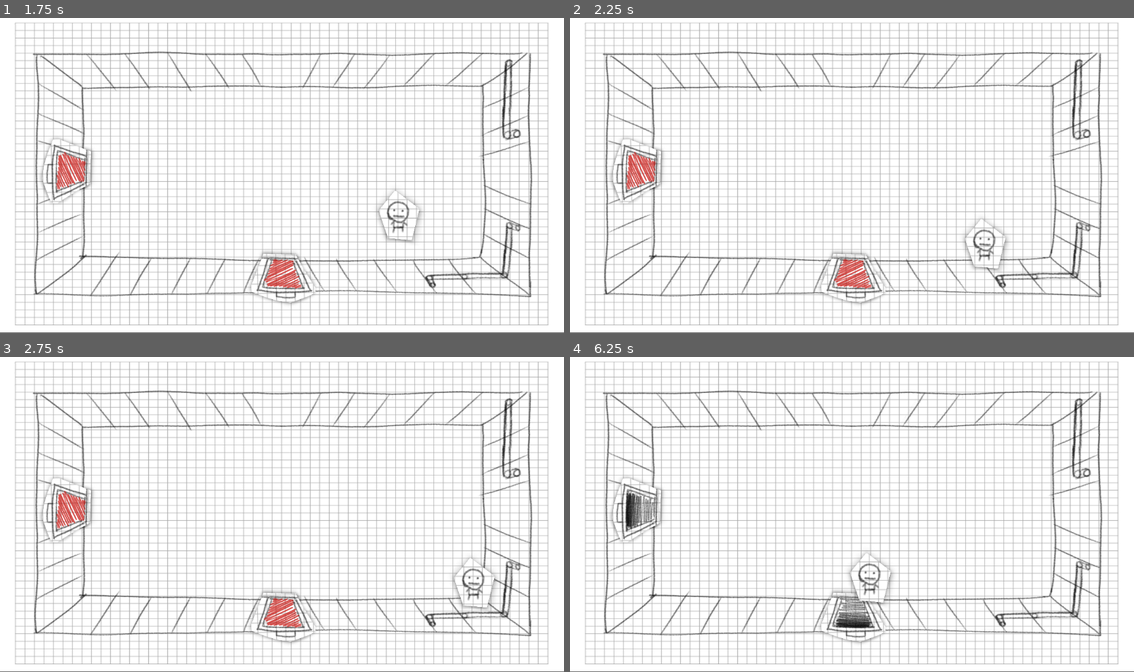
Above: before the commit, frames 1-4 (two rows, left to right).
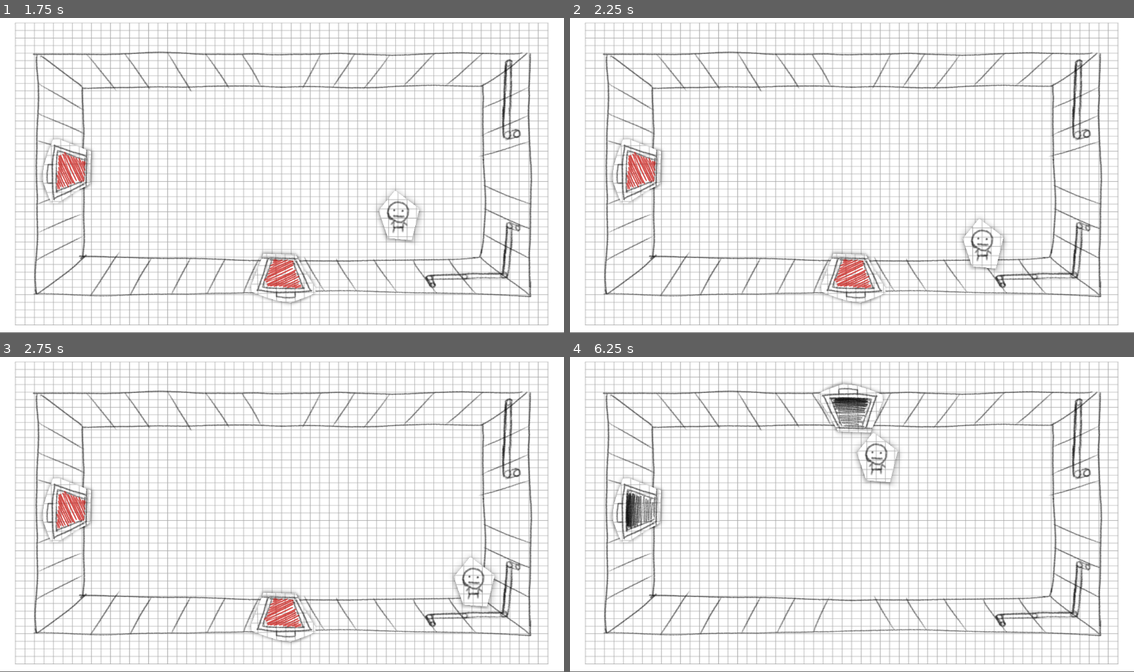
Above: after the commit, the same moments.

Repository: Hadrex0/a-game-in-which-one-player-escapes-the-aliens-and-the-other-helps-him-by-controlling-the-spaceship
Game: Godot game, scene res://scenes/map/main/dungeon.tscn
Two runs of this game, one before a commit and one after it. Both use one fixed random seed, a clock stepped at 60 frames per second and the inputs below.
Inputs:
- Up to frame 1 (1.75 s): tap Enter at 0.5 s; hold D (move_right) 0.53-1.28 s; hold S (move_down) from 1.28 s (still down)
- Up to frame 2 (2.25 s): release S (move_down) at 2.03 s; hold D (move_right) from 2.03 s (still down)
- Up to frame 3 (2.75 s): keep holding D (move_right)
- Up to frame 4 (6.25 s): release D (move_right) at 2.78 s; hold W (move_up) 2.78-3.53 s; hold A (move_left) 3.53-5.03 s; tap 2 (cheat_blue) at 4.15 s; tap 3 (cheat_green) at 4.9 s; hold S (move_down) 5.03-5.78 s; tap 1 (cheat_red) at 5.65 s; hold D (move_right) from 5.78 s (still down)

Frame 1 is identical in both runs. In frame 2, 0.4% of the frame differs, in the area x 69-78%, y 63-80%; in frame 3, 0.3%; in frame 4, 3.1%, in the area x 44-59%, y 7-92%.

Commit message:
Fixed double crossing
-Added timer for Player
-Player cannot interact with doors for 0.2 seconds after crossing door.

Diff:
--- a/easter_eggs/base_room.gd
+++ /dev/null
@@ -1,38 +0,0 @@
-class_name BaseRoom extends Node
-
-# Prepare the player variable.
-@onready var player: Player = $Player
-
-# Prepare the spawn location for Player.
-@onready var entrance_markers: Node2D = $EntranceMarkers
-
-# Spawn player inside the room.
-func _ready() -> void:
-	# Check if there is a instance of the Player.
-	if game_manager.player:
-		# Free the Player data if he exists in room.
-		if player:
-			player.queue_free()
-
-		# Set Player data in this room.
-		player = game_manager.player
-		add_child(player) # add Player to this room.
-
-	set_player_pos() # correct the location of the Player in this room.
-
-# Set position of the Player.
-func set_player_pos() -> void:
-	# Check if this is first room.
-	var previous_room = game_manager.previous_room_name
-	if previous_room.is_empty():
-		# If this is the first room, set the starting position.
-		game_manager.previous_room_direction = "StartPosition"
-
-	# Find the correct location for player to spawn.
-	for entrance in entrance_markers.get_children():
-		if entrance is Marker2D and entrance.name == game_manager.previous_room_direction:
-			# When encountered correct location spawn the Player.
-			player.global_position = entrance.global_position
-
-			# Make player ready for game.
-			player.start()
--- a/scenes/entity/player/player.gd
+++ b/scenes/entity/player/player.gd
@@ -7,12 +7,13 @@
 const friction = 1500 #how fast player stops
 var input = Vector2.ZERO #variable for storing input
 
-# Temporary solution variable.
-var invisible: bool #can player move through doors?
+# Variables for moving across the spaceship
+var invisible = false
+var invincibility_duration = 0.2 # seconds
 
 # Called when the node enters the scene tree for the first time.
 func _ready() -> void:
-	start() #player is shown on start
+	self.call_deferred("show") #player is shown on start
 
 # Function for calculating player location when moving.
 func player_movement(delta):
@@ -30,12 +31,11 @@
 	player_movement(delta) #set the location of the Player
 	move_and_slide() #move the Player to correct location
 
-# Show player and turn on collision.
-func start() -> void:
-	show()
-	$CollisionShape2D.set_deferred("disabled", false)
+# Player can't interact with doors for some time.
+func invisibility_start() -> void:
+	invisible = true
+	$InvisibilityTimer.start(invincibility_duration)
 
-# Hide player and turn off collision.
-func stop() -> void:
-	hide()
-	$CollisionShape2D.set_deferred("disabled", true)
+# Player can interact with doors again.
+func _on_invisibility_timer_timeout() -> void:
+	invisible = false
--- a/scenes/entity/player/player.tscn
+++ b/scenes/entity/player/player.tscn
@@ -60,3 +60,7 @@
 position = Vector2(0, 1)
 scale = Vector2(0.75, 0.75)
 shape = SubResource("CapsuleShape2D_xg5q3")
+
+[node name="InvisibilityTimer" type="Timer" parent="."]
+
+[connection signal="timeout" from="InvisibilityTimer" to="." method="_on_invisibility_timer_timeout"]
--- a/scenes/game_manager.gd
+++ b/scenes/game_manager.gd
@@ -1,10 +1,10 @@
 extends Node2D
 
 # Variables for Dungeon data
-var dungeon: Dungeon
+var _dungeon: Dungeon
 
 # Variables for Player 1.
-var player: Player #Player data
+var _player: Player #Player data
 
 # Variables for Player 2.
 signal color_stance_changed
@@ -13,55 +13,40 @@
 var green = false #stance of red color items
 var yellow = false #stance of red color items
 
-# Variables for changing the room.
-var room_path = "res://scenes/map/rooms/"
-var previous_room_path = ""
-var previous_room_name: String
-var previous_room_direction: String
+# Assign dungeon data.
+func dungeon_init(created_dungeon: Dungeon) -> void:
+	_dungeon = created_dungeon
 
-# Assign dungeon data
-func dungeon_init(created_dungeon: Dungeon) -> void:
-	dungeon = created_dungeon
+# Assign player data.
+func player_init(created_player: Player) -> void:
+	_player = created_player
 
-# Function to change the room from previous_room to next_room. Requires location of the door stored as direction.
-func change_room(previous_room, next_room: String, direction: String) -> void:
-	# Get information from room that player is exiting.
-	previous_room_name = previous_room.name
-	previous_room_direction = direction
+# Get player data
+func get_player() -> Player:
+	return _player
 
-	# Remove player from previous room.
-	player = previous_room.player
-	player.get_parent().remove_child(player)
-
-
-	# Place player in the next room.
-	var next_room_path = room_path + next_room + ".tscn"
-	previous_room.get_tree().call_deferred("change_scene_to_file",next_room_path)
-
-func new_change_room(direction: String):
-	var nx = dungeon.current_room.pos.x
-	var ny = dungeon.current_room.pos.y
+# Update the room in which Player to correct one.
+func update_room(direction: String):
+	# Set coordinates of new room.
+	var nx = _dungeon.current_room.pos.x
+	var ny = _dungeon.current_room.pos.y
 	match direction:
 		"N":
-			if ny > 0:
+			# If player moved north, decrese y by one.
 				ny -= 1
 		"E":
-			if nx < dungeon.get_dimension_x()-1:
+			# If player moved east, increase x by one.
 				nx += 1
 		"S":
-			if ny < dungeon.get_dimension_y()-1:
+			# If player moved south, increase y by one.
 				ny += 1
 		"W":
-			if nx > 0:
+			# If player moved west, decrese x by one.
 				nx -= 1
-	if dungeon.dungeon[nx][ny] != null:
-		dungeon.current_room = dungeon.dungeon[nx][ny]
 
-		print(dungeon.current_room.id)
-		print(dungeon.current_room.pos.x)
-		print(dungeon.current_room.pos.y)
-
-		dungeon.show_current_room(direction)
+	# Set current room as the new one, and update screen.
+	_dungeon.current_room = _dungeon.dungeon[nx][ny]
+	_dungeon.update_room(direction)
 
 # Checking the key that was pressed.
 func set_action_for_event(event):
@@ -70,20 +55,25 @@
 			return action
 	return null
 
-# Control room listener
+# Control room listener.
 func _unhandled_input(event: InputEvent) -> void:
 	var action = set_action_for_event(event)
 	if action != null:
+		# Checking which color is pressed.
 		match action:
 			"cheat_red":
+				# Changing color Red and emiting signal for update.
 				red = !red
 				color_stance_changed.emit("Red")
 			"cheat_blue":
+				# Changing color Blue and emiting signal for update.
 				blue = !blue
 				color_stance_changed.emit("Blue")
 			"cheat_green":
+				# Changing color Green and emiting signal for update.
 				green = !green
 				color_stance_changed.emit("Green")
 			"cheat_yellow":
+				# Changing color Yellow and emiting signal for update.
 				yellow = !yellow
 				color_stance_changed.emit("Yellow")
--- a/scenes/map/dungeon_manager.gd
+++ b/scenes/map/dungeon_manager.gd
@@ -1,31 +1,26 @@
 class_name Dungeon extends Node2D
+
 
 @export var _room_scene : PackedScene
 
+# Variables for dungeon generating
 @export var _dimensions : Vector2i = Vector2i(10,10)
 @export var _start : Vector2i = Vector2i(-1, -1)
 @export var _critical_path_length : int = 50
 @export var _branch_probability : float = 0.3
+var dungeon : Array = []
+var next_id : int = 0
 
+# Variables for Player 1
 @onready var player: Player = $"../Player"
 @onready var entrance_markers: Node2D = $"../EntranceMarkers"
 
-var dungeon : Array = []
-var next_id : int = 0
-var new_game = true
-
-#enum Doors {
-#	RIGHT = 1,
-#	UP = 2,
-#	LEFT = 4,
-#	DOWN = 8,
-#}
 
 const DIRECTIONS: Array[Vector2i] = [
-	Vector2i.RIGHT,
-	Vector2i(0, 1),
-	Vector2i.LEFT,
-	Vector2i(0, -1)
+	Vector2i( 0,-1),
+	Vector2i( 1, 0),
+	Vector2i( 0, 1),
+	Vector2i(-1, 0)
 ]
 
 const ROOM_SIZE: Vector2 = Vector2(1152, 648)
@@ -59,8 +54,9 @@
 	#_draw_dungeon()
 	current_room = dungeon[_start.x][_start.y]
 	game_manager.dungeon_init(self)
-	show_current_room("StartPosition")
-	print("current room: ",current_room.id)
+	game_manager.player_init(player)
+	update_room("StartPosition")
+
 
 func _initialize_dungeon() -> void:
 	for x in _dimensions.x:
@@ -112,9 +108,12 @@
 			if room == null:
 				continue
 			for i in 4:
-				#var dir = DIRECTIONS[i]
-				var nx = x+(i%2*-1*(i-2))
-				var ny = y+((i+1)%2*(i-1))
+				var dir = DIRECTIONS[i]
+				#var nx = x+(i%2*-1*(i-2))
+				#var ny = y+((i+1)%2*(i-1))
+				var nx = x+dir.x
+				var ny = y+dir.y
+
 				if nx < 0 or nx >= _dimensions.x or ny < 0 or ny >= _dimensions.y:
 					continue
 				if dungeon[nx][ny] == null:
@@ -156,66 +155,34 @@
 			if r != null:
 				print("Room ", r.id, " at ", r.pos, " connects to ", r.connections)
 
+#
+func update_room(previous_direction: String):
+	# If there is previous room delete it.
+	if self.get_child_count() != 0:
+		var previous_room = self.get_child(0)
+		self.call_deferred("remove_child", previous_room)
+		previous_room.call_deferred("queue_free")
+
+	# Initiate node with current room.
+	var cell = dungeon[current_room.pos.x][current_room.pos.y]
+	var room = _room_scene.instantiate()
+	self.call_deferred("add_child", room)
+
+	# Put Player in correct position.
+	_set_player_pos(previous_direction)
+
+	# Print all doors in correct positions.
+	for i in 4:
+		if cell.doors[i]:
+			room.call_deferred("add_door", i, cell.connections[i])
+
+	print(current_room.id)
+
+# Put Player in correct location given by variable "direction"
 func _set_player_pos(direction: String) -> void:
+
+	# Find correct spawn location
 	for entrance in entrance_markers.get_children():
 		if entrance is Marker2D and entrance.name == direction:
 			# When encountered correct location spawn the Player.
 			player.global_position = entrance.global_position
-
-	player.start()
-
-func show_current_room(previous_direction: String):
-	#var room = _room_scene.instantiate()
-
-	print("show ",current_room.id)
-	print("show ",current_room.pos.x)
-	print("show ",current_room.pos.y)
-
-	if new_game:
-		new_game = false
-	else:
-		var old_room = self.get_child(0)
-		self.call_deferred("remove_child", old_room)
-		old_room.queue_free()
-	#var room = current_room.room_scene.instantiate()
-	var room = _room_scene.instantiate()
-
-	self.call_deferred("add_child", room)
-
-	var x = current_room.pos.x
-	var y = current_room.pos.y
-	var cell = dungeon[x][y]
-	for i in 4:
-		if cell.doors[i]:
-			room.call_deferred("add_door", i, cell.connections[i])
-
-	_set_player_pos(previous_direction)
-
-# Change stance of the door if it matches emited color.
-func _on_color_stance_changed(changed_color: String):
-
-	for i in 4:
-		# Change stance of the door with matching color.
-		#if is_in_group(changed_color):
-		#	change_door_stance_animation() #play openine/closing animation
-		#	open = !open #change door stance to opposite
-		pass
-	pass
-
-#func go_to_room(direction: String):
-#	var direction_id
-#	match direction:
-#		"N":
-#			direction_id = 0
-#		"E":
-#			direction_id = 1
-#		"S":
-#			direction_id = 2
-#		"W":
-#			direction_id = 3
-#	current_room = current_room.connections[direction_id]
-#	_show_current_room()
-
-#	if new_room_id in room_nodes:
-#		current_room_id = new_room_id
-#		_show_current_room()
--- a/scenes/map/main/dungeon.tscn
+++ b/scenes/map/main/dungeon.tscn
@@ -11,6 +11,7 @@
 _room_scene = ExtResource("2_ffeav")
 
 [node name="Player" parent="." instance=ExtResource("5_y4eva")]
+safe_margin = 2.0
 
 [node name="EntranceMarkers" type="Node2D" parent="."]
 
--- a/scenes/map/objects/doors/base_door.gd
+++ b/scenes/map/objects/doors/base_door.gd
@@ -16,6 +16,7 @@
 	# Connect changing color with game manager.
 	game_manager.color_stance_changed.connect(_on_color_stance_changed)
 
+	# Set the correct state of the door
 	var global_open = self.get_groups()
 	global_open.remove_at(global_open.find("Doors"))
 	match global_open[0]:
@@ -52,14 +53,10 @@
 # When something touches the door.
 func _on_body_entered(body: Node2D) -> void:
 	# Check if the door is open.
-	#print(monitoring)
 	if open:
-		print("Door:")
-		print(connected_room)
-		print(direction)
-		print("")
 		# Check if the Player touched the door.
 		if body.is_in_group("Player"):
-			# Changing room to the connected one.
-			game_manager.new_change_room(direction)
-			pass
+			if !game_manager.get_player().invisible:
+				game_manager.get_player().invisibility_start()
+				# Changing room to the connected one.
+				game_manager.update_room(direction)
--- a/scenes/map/rooms/base_room.gd
+++ b/scenes/map/rooms/base_room.gd
@@ -23,9 +23,4 @@
 			door.position =_west_door.global_position
 			door.direction = "W"
 	door.rotation = PI * direction / 2.0
-
 	door.connected_room = connected_room
-
-func remove_door(room: PackedScene, door: BaseDoor):
-	room.remove_child(door)
-	door.queue_free()
Not shown, removed: easter_eggs/base_room.gd.uid
Not shown: 1 places in scenes/entity/player/player.tscn that only renumber resources
